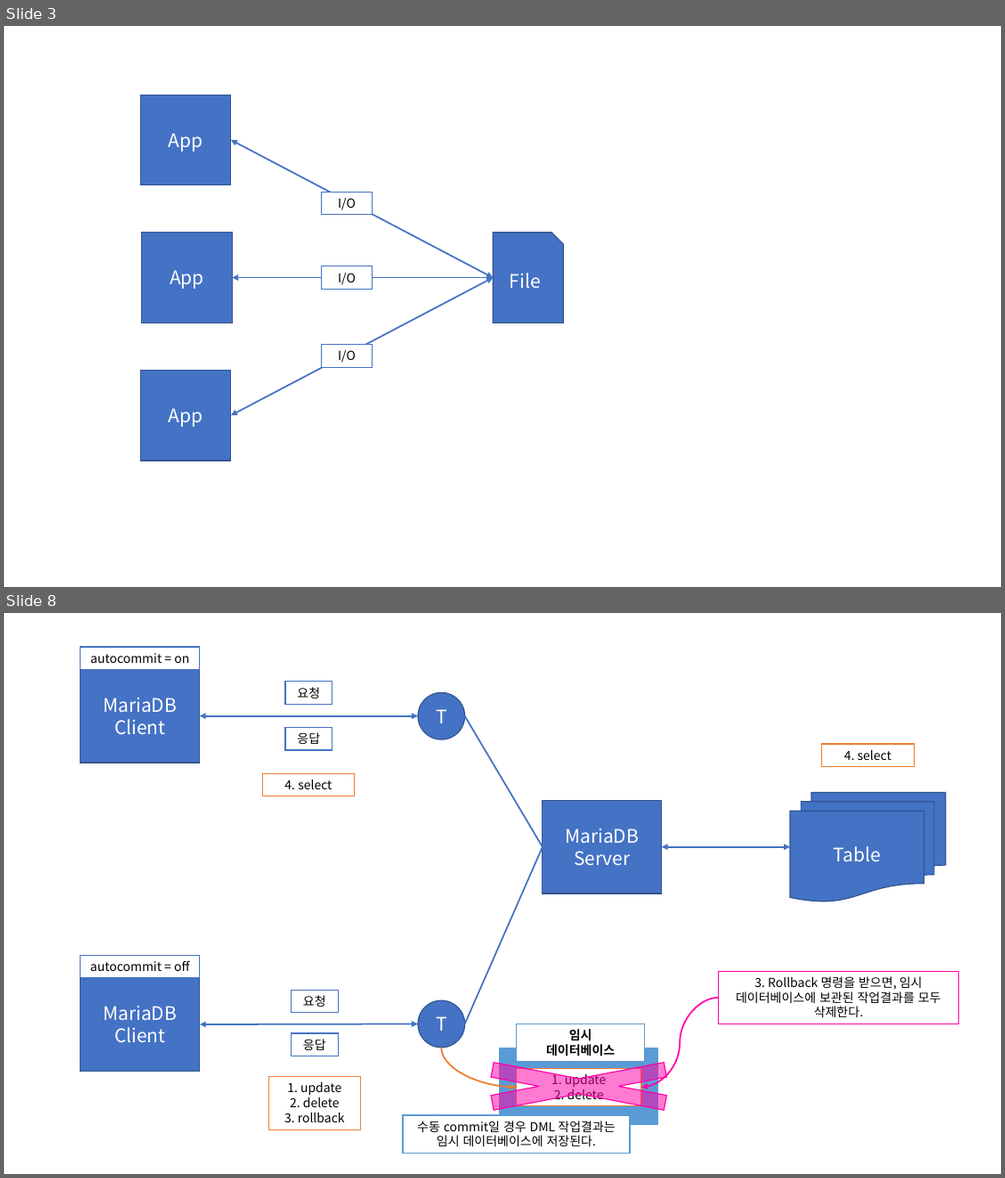
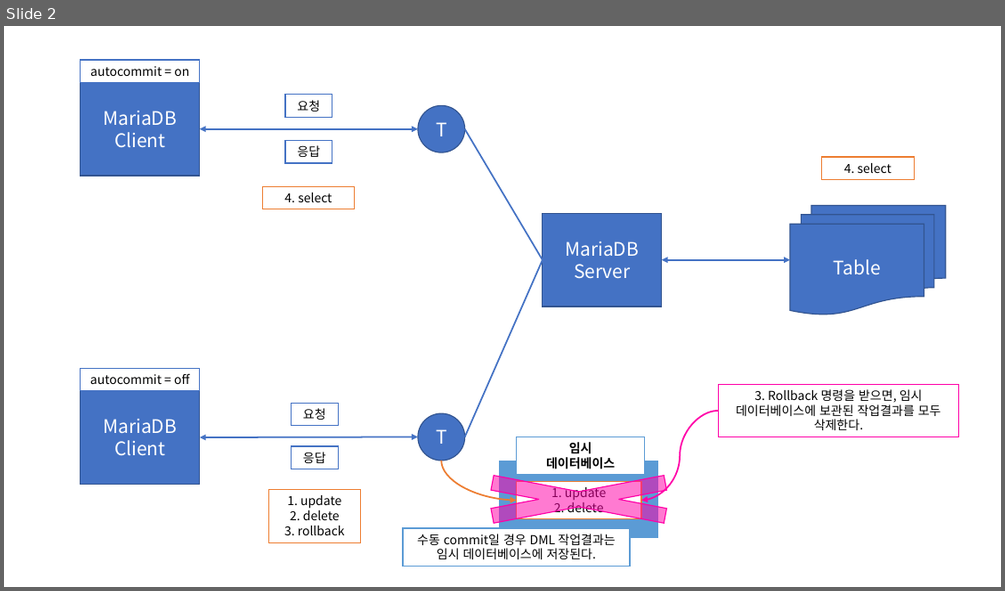
Before and after one commit to Dingadung/2022-study-workspace, a slide deck: study-note/데이터베이스/2022-09-07 내용정리.pptx. Shown one above the other, each under a label of ours: slides 3 and 8 before the commit, slide 2 after it; the slides between them are not shown. The pictures are 1005x1178 and 1005x591 pixels, drawn with LibreOffice and Linux fonts; fonts in the diff are those of the drawing. Boxes give left, top, right and bottom in pixels: in the first picture for what was removed or moved away, otherwise in the second. Text is boxed around its words. In the diff, an @@ line names an element or a change of style, - is before the commit and + after.

```diff
--- a/study-note/데이터베이스/2022-09-07 내용정리.pptx
+++ b/study-note/데이터베이스/2022-09-07 내용정리.pptx
@@ slide 3 removed at (x1=4, y1=26, x2=1001, y2=587), background #FFFFFF @@
@@ rectangle removed at (x1=141, y1=95, x2=231, y2=185) @@
-App
@@ double arrow removed from (231, 140) to (493, 277) @@
@@ rectangle removed at (x1=321, y1=192, x2=372, y2=215) @@
-I/O
@@ rectangle removed at (x1=142, y1=232, x2=232, y2=323) @@
-App
@@ snip rect removed at (x1=493, y1=232, x2=563, y2=323) @@
-File
@@ double arrow removed from (231, 416) to (493, 277) @@
@@ double arrow removed from (232, 277) to (493, 277) @@
@@ rectangle removed at (x1=321, y1=266, x2=372, y2=289) @@
-I/O
@@ rectangle removed at (x1=321, y1=345, x2=372, y2=367) @@
-I/O
@@ rectangle removed at (x1=141, y1=370, x2=231, y2=460) @@
-App
@@ what was slide 8 is now slide 2 @@
```
Also in this commit, not shown: 1 slide changed, 5 other slides removed, 8 other files.
